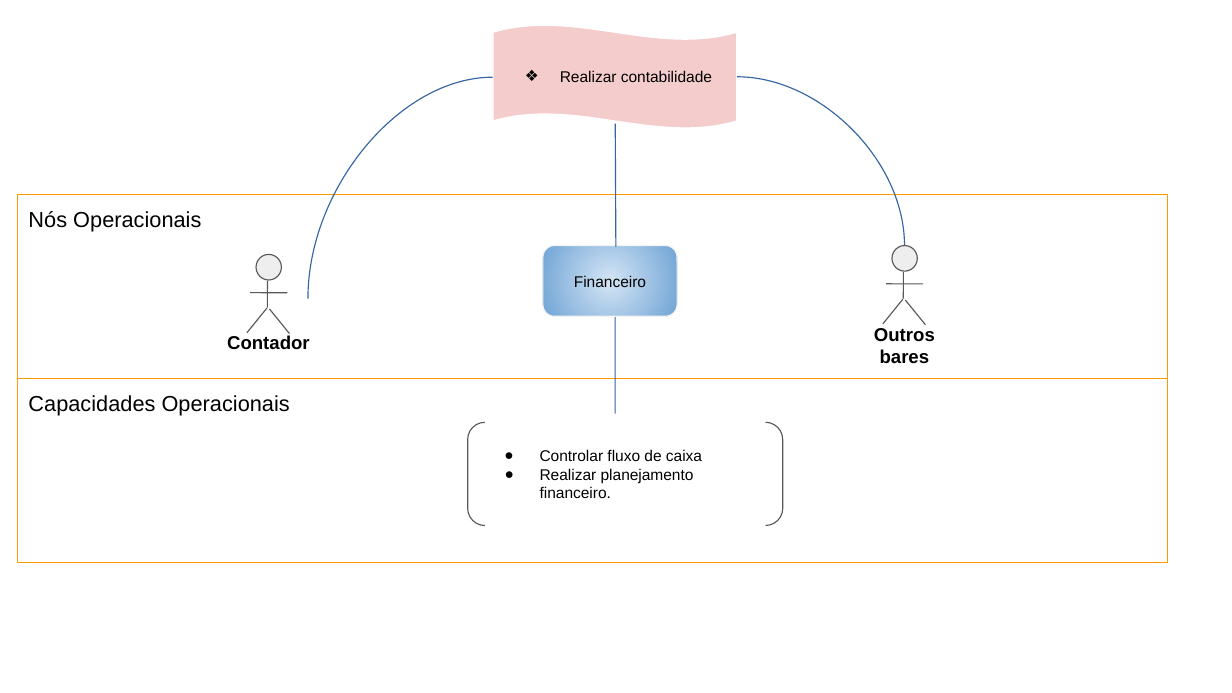
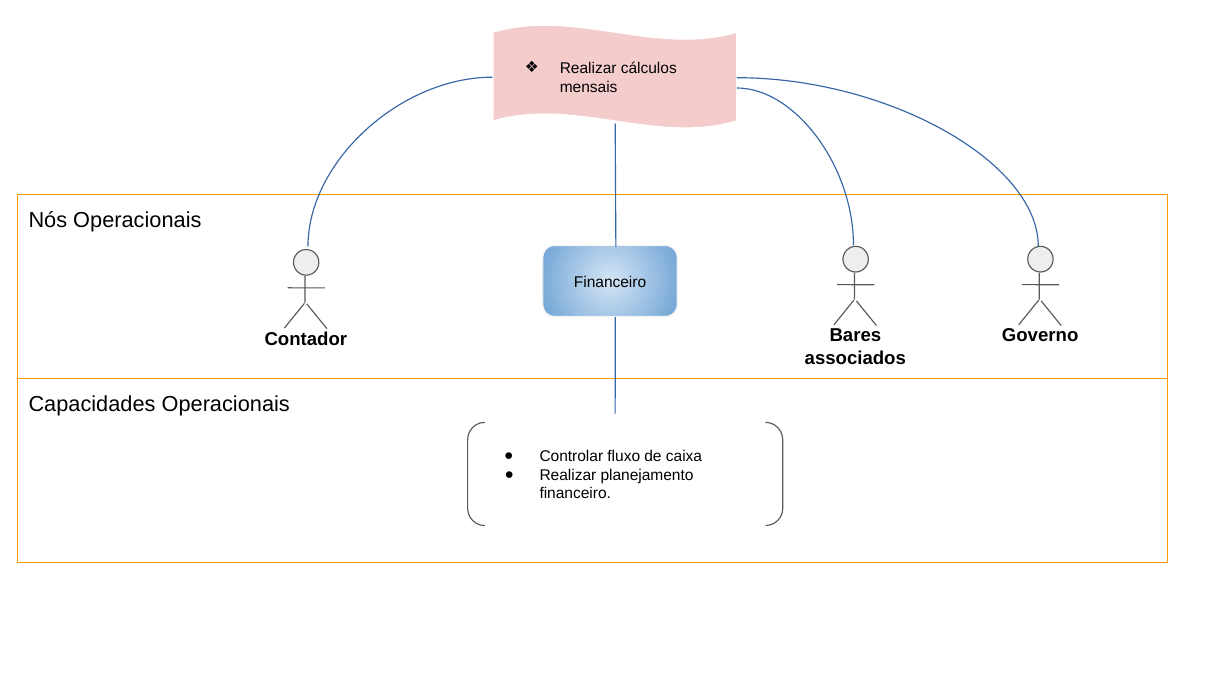
Before and after one commit to Darienzo08/ope_ads, a slide deck: slide 5 of docs/ARTEFATOS(15-23)/Arquitetura_Negócio/15) Arquitetura de Negócio para cada Cenário.pptx. Drawn at 1232x693 pixels with LibreOffice and Linux fonts; fonts in the diff are those of the drawing. Boxes give left, top, right and bottom in pixels: in the first picture for what was removed or moved away, otherwise in the second. Text is boxed around its words. In the diff, an @@ line names an element or a change of style, - is before the commit and + after.

```diff
--- a/docs/ARTEFATOS(15-23)/Arquitetura_Negócio/15) Arquitetura de Negócio para cada Cenário.pptx
+++ b/docs/ARTEFATOS(15-23)/Arquitetura_Negócio/15) Arquitetura de Negócio para cada Cenário.pptx
@@ curved line moved from (309, 298) - (493, 77) to (309, 246) - (493, 77) @@
@@ text in wave at (560, 61, 677, 92): text changed @@
-❖ Realizar contabilidade
+❖ Realizar cálculos mensais
@@ curved line moved from (738, 77) - (904, 245) to (737, 88) - (854, 245) @@
@@ curved line added from (737, 78) to (1039, 246), #3465A4 0.74 pt @@
@@ 1 text, 1 freeform shape, 1 ellipse: place and size @@
-1 text, 1 freeform shape, 1 ellipse at (227, 255, 310, 350)
+1 text, 1 freeform shape, 1 ellipse at (265, 249, 348, 346)
@@ freeform shape: place and size @@
-freeform shape at (250, 293, 287, 293)
+freeform shape at (287, 288, 324, 288)
@@ 2 freeform shapes, 1 ellipse: place and size @@
-2 freeform shapes, 1 ellipse at (887, 246, 923, 298)
+2 freeform shapes, 1 ellipse at (837, 246, 874, 300)
@@ freeform shape at (285, 303, 305, 328): rotation 180 to 0 degrees; outline redrawn @@
@@ freeform shape at (307, 304, 328, 329): rotation 0 to 180 degrees; outline redrawn @@
@@ freeform shape at (616, 318, 616, 414): outline redrawn @@
@@ text at (805, 328, 906, 365): text changed @@
-Outros bares
+Bares associados
@@ freeform shape at (834, 301, 854, 325): rotation 180 to 0 degrees; outline redrawn @@
@@ freeform shape at (856, 301, 876, 325): rotation 0 to 180 degrees; outline redrawn @@
@@ group added at (1002, 246, 1078, 342): 4 freeform shapes, 1 ellipse, 1 text @@
+Governo
```
Also in this commit, not shown: 1 other slide changed.
